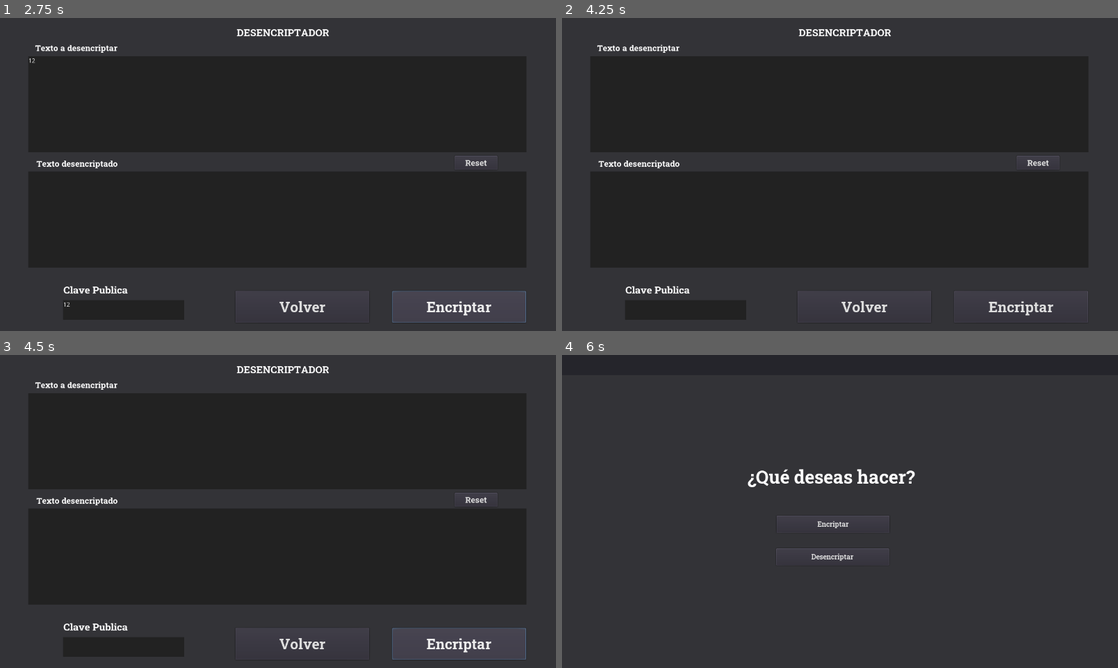
Above: before the commit, frames 1-4 (two rows, left to right).
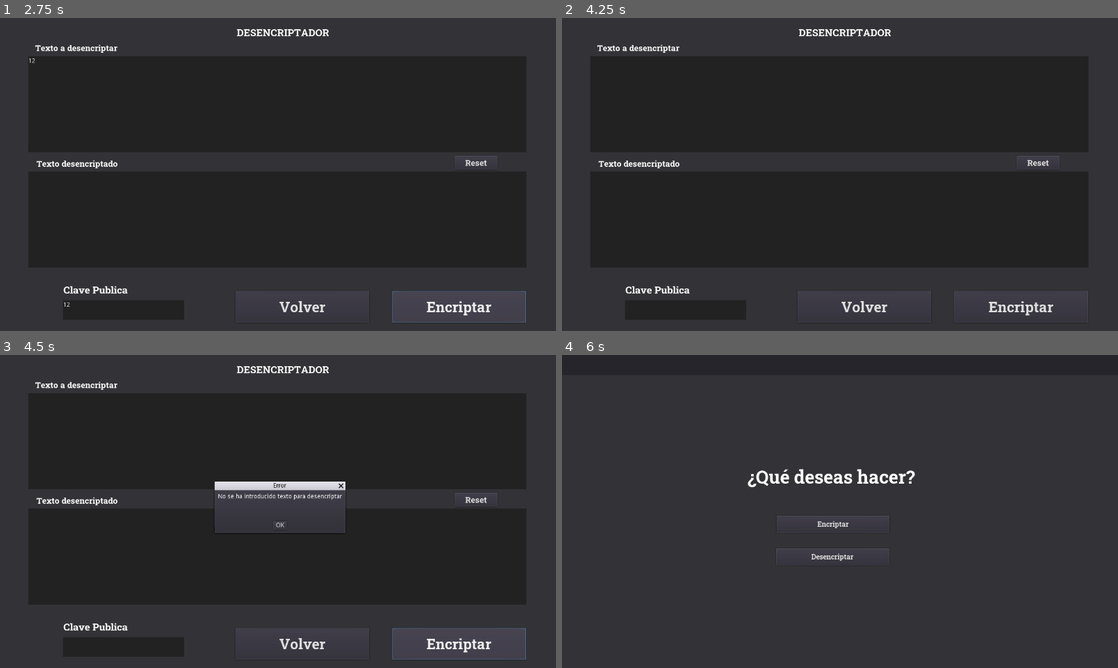
Above: after the commit, the same moments.

Repository: GuillermoHS/RepoPrueba
Game: Godot game, scene res://inicio.tscn
Same seed, same stepped clock (60 frames per second), same inputs: the game is played once before the commit and once after it.
Inputs (mouse positions are in pixels of both pictures, inside the frame that each line leads up to):
- Up to frame 1 (2.75 s): click "Desencriptar" at 0.5 s; click (278, 105) at 1.27 s; type "12" at 1.35 s; click (122, 309) at 1.5 s; type "12" at 1.58 s; click "Encriptar" at 2 s
- Up to frame 2 (4.25 s): click "Volver" at 2.75 s; click "Desencriptar" at 3.5 s
- Up to frame 3 (4.5 s): click "Encriptar" at 4.25 s
- Up to frame 4 (6 s): click (840, 524) at 5 s, where only the run after the commit has a clickable "OK"; click "Volver" at 5.75 s

Frames 1-2 are identical in both runs. In frame 3, 2.7% of the frame differs, in the area x 38-63%, y 40-57%; in frame 4, nothing differs.
Error after the commit: Invalid get index 'text' (on base: 'null instance'). (res://Desencriptador.gd:7)

Commit message:
Descodificador

Diff:
--- a/Desencriptador.gd
+++ b/Desencriptador.gd
@@ -1,14 +1,17 @@
 extends CanvasLayer
 
-# Called when the node enters the scene tree for the first time.
-func _ready():
-	pass # Replace with function body.
+func _on_Boton_Encriptar_pressed():
+	if $TexoAdesencriptar.text == "":
+		$AcceptDialog.dialog_text = "No se ha introducido texto para desencriptar"
+		$AcceptDialog.show()
+	if $Clavep.text == "":
+		$AcceptDialog.dialog_text = "No se ha introducido una clave"
+		$AcceptDialog.show()
 
 # Funcion para volver a la escena de inicio
 func _on_Volver_pressed():
 	get_tree().change_scene("res://Inicio.tscn")
-
-
+# Funcion para resetear los textos
 func _on_ButtonDES_pressed():
 	$TexoAdesencriptar.text = ""
 	$TextoDesencriptado.text = ""
--- a/Desencriptador.tscn
+++ b/Desencriptador.tscn
@@ -185,5 +185,6 @@
 __meta__ = {
 "_edit_use_anchors_": false
 }
+[connection signal="pressed" from="Boton Encriptar" to="." method="_on_Boton_Encriptar_pressed"]
 [connection signal="pressed" from="Volver" to="." method="_on_Volver_pressed"]
 [connection signal="pressed" from="ButtonDES" to="." method="_on_ButtonDES_pressed"]
